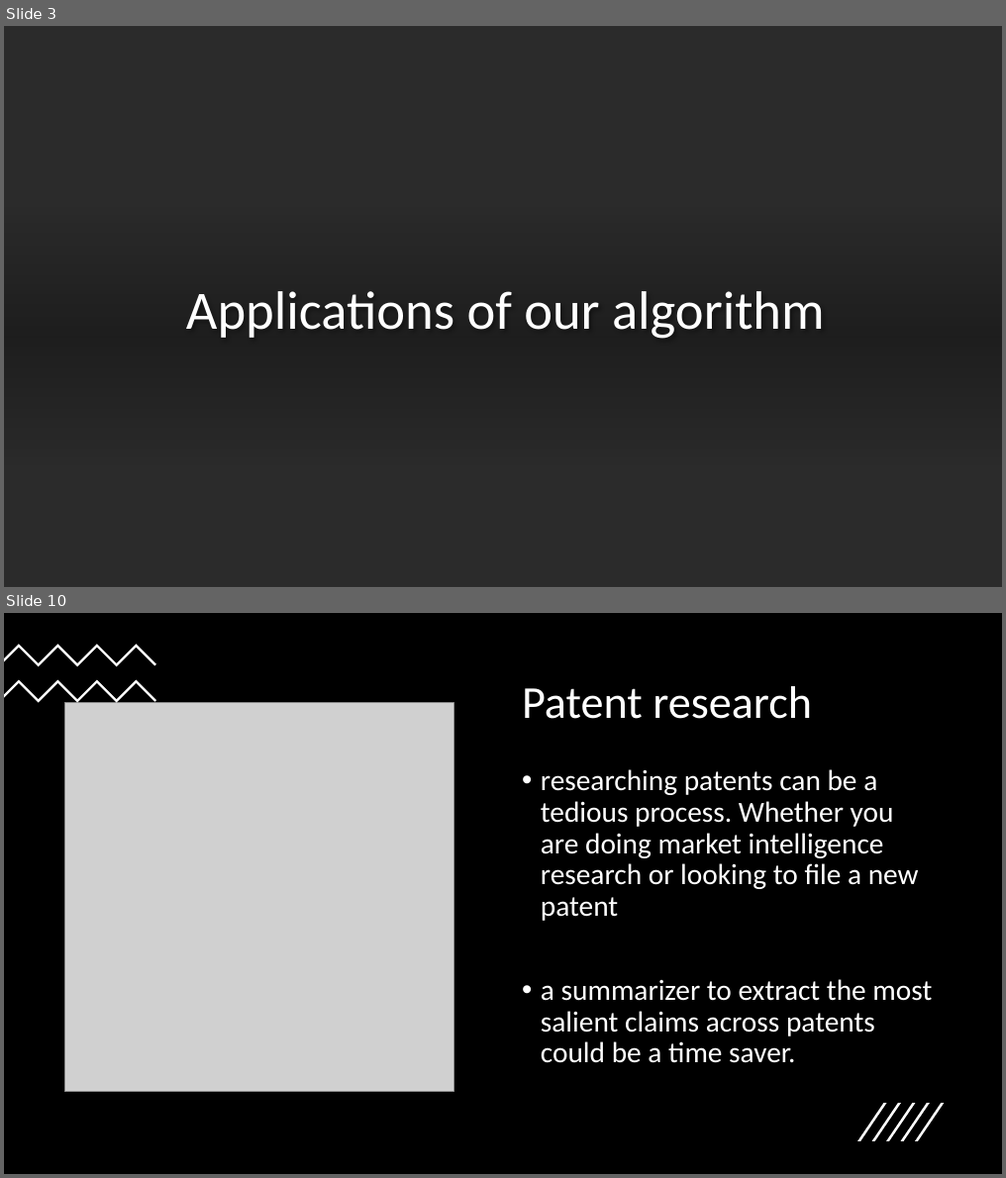
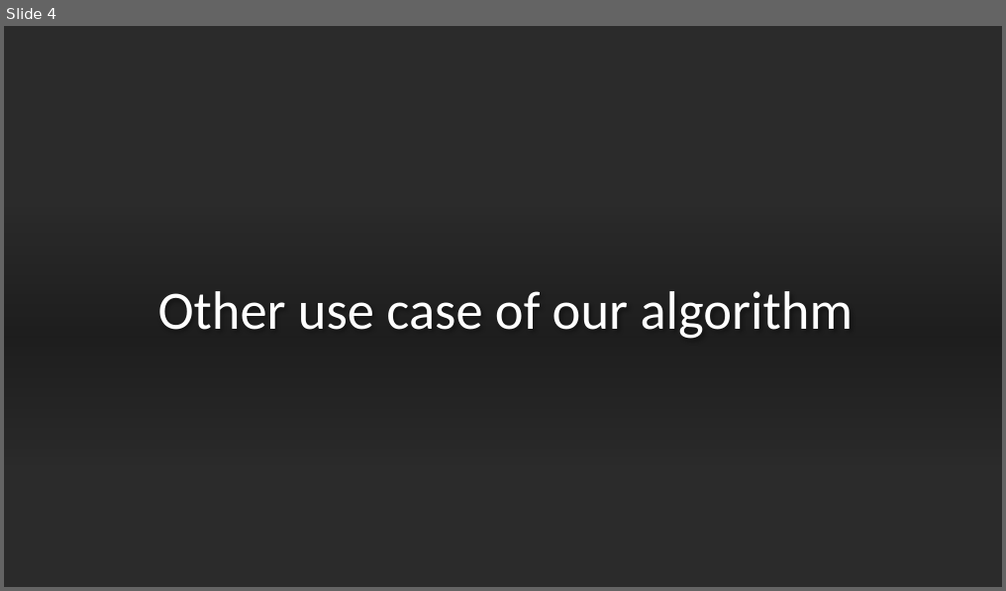
Before and after one commit to Ausaf1996/Ford-motor-company-projects, a slide deck: Ford marketing presentation.pptx. Shown one above the other, each under a label of ours: slides 3 and 10 before the commit, slide 4 after it; the slides between them are not shown. The pictures are 1006x1178 and 1006x591 pixels, drawn with LibreOffice and Linux fonts; fonts in the diff are those of the drawing; grey boxes stand for pictures; background and template pictures are left out; a plain dark background stands for a picture behind light text. Boxes give left, top, right and bottom in pixels: in the first picture for what was removed or moved away, otherwise in the second. Text is boxed around its words. In the diff, an @@ line names an element or a change of style, - is before the commit and + after.

```diff
--- a/Ford marketing presentation.pptx
+++ b/Ford marketing presentation.pptx
@@ slide 10 removed at (4,613,1002,1174), background #FFFFFF @@
@@ rectangle removed at (4,613,1002,1174) @@
@@ freeform shape removed at (4,644,156,666) @@
@@ freeform shape removed at (4,679,156,702) @@
@@ title removed at (522,686,812,719) @@
-Patent research
@@ picture removed at (64,703,453,1092) @@
@@ text removed at (541,769,932,1063) @@
-• researching patents can be a tedious process. Whether you are doing market intelligence research or looking to file a new patent
-• a summarizer to extract the most salient claims across patents could be a time saver.
@@ group removed at (857,1103,944,1142): 5 freeform shapes @@
@@ what was slide 3 is now slide 4 @@
@@ slide 4 changed as well @@
@@ title at (158,291,853,339): text changed @@
-Applications of our algorithm
+Other use case of our algorithm
```
Also in this commit, not shown: 4 other slides changed, 3 slides added, 4 other slides removed, 1 other file.
